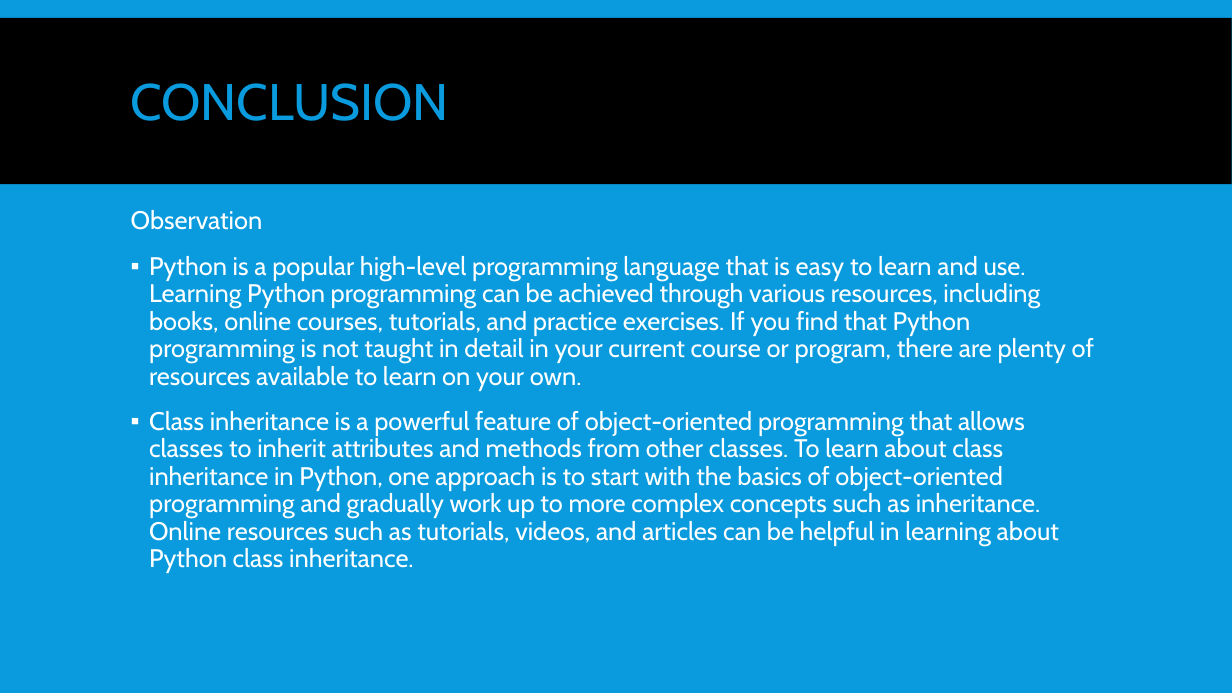
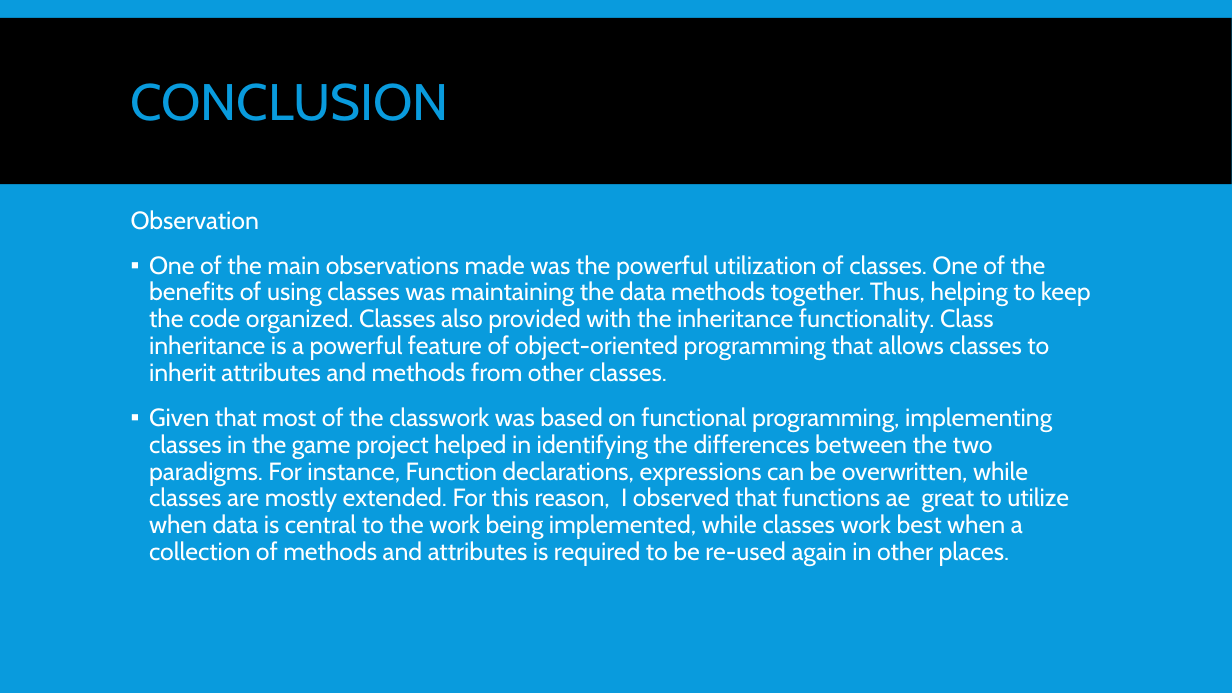
Before and after one commit to EdwinKingori/Blackjack_Game, a slide deck: slide 10 of PPA_Project_Presentation (Blackjack Game).pptx. Drawn at 1232x693 pixels with LibreOffice and Linux fonts; fonts in the diff are those of the drawing. Boxes give left, top, right and bottom in pixels: in the first picture for what was removed or moved away, otherwise in the second. Text is boxed around its words. In the diff, an @@ line names an element or a change of style, - is before the commit and + after.

```diff
--- a/PPA_Project_Presentation (Blackjack Game).pptx
+++ b/PPA_Project_Presentation (Blackjack Game).pptx
@@ text at bbox=[131, 210, 259, 230]: size 19.8 to 19.4 pt in "Observation" @@
@@ text at bbox=[149, 255, 1091, 566]: text changed; size 19.8 to 19.4 pt @@
-▪ Python is a popular high-level programming language that is easy to learn and use. Learning Python programming can be achieved through various resources, including books, online courses, tutorials, and practice exercises. If you find that Python programming is not taught in detail in your current course or program, there are plenty of resources available to learn on your own.
-▪ Class inheritance is a powerful feature of object-oriented programming that allows classes to inherit attributes and methods from other classes. To learn about class inheritance in Python, one approach is to start with the basics of object-oriented programming and gradually work up to more complex concepts such as inheritance. Online resources such as tutorials, videos, and articles can be helpful in learning about Python class inheritance.
+▪ One of the main observations made was the powerful utilization of classes. One of the benefits of using classes was maintaining the data methods together. Thus, helping to keep the code organized. Classes also provided with the inheritance functionality. Class inheritance is a powerful feature of object-oriented programming that allows classes to inherit attributes and methods from other classes.
+▪ Given that most of the classwork was based on functional programming, implementing classes in the game project helped in identifying the differences between the two paradigms. For instance, Function declarations, expressions can be overwritten, while classes are mostly extended. For this reason, I observed that functions ae great to utilize when data is central to the work being implemented, while classes work best when a collection of methods and attributes is required to be re-used again in other places.
```
Also in this commit, not shown: 3 other slides changed, 1 slide removed, 1 other file.
